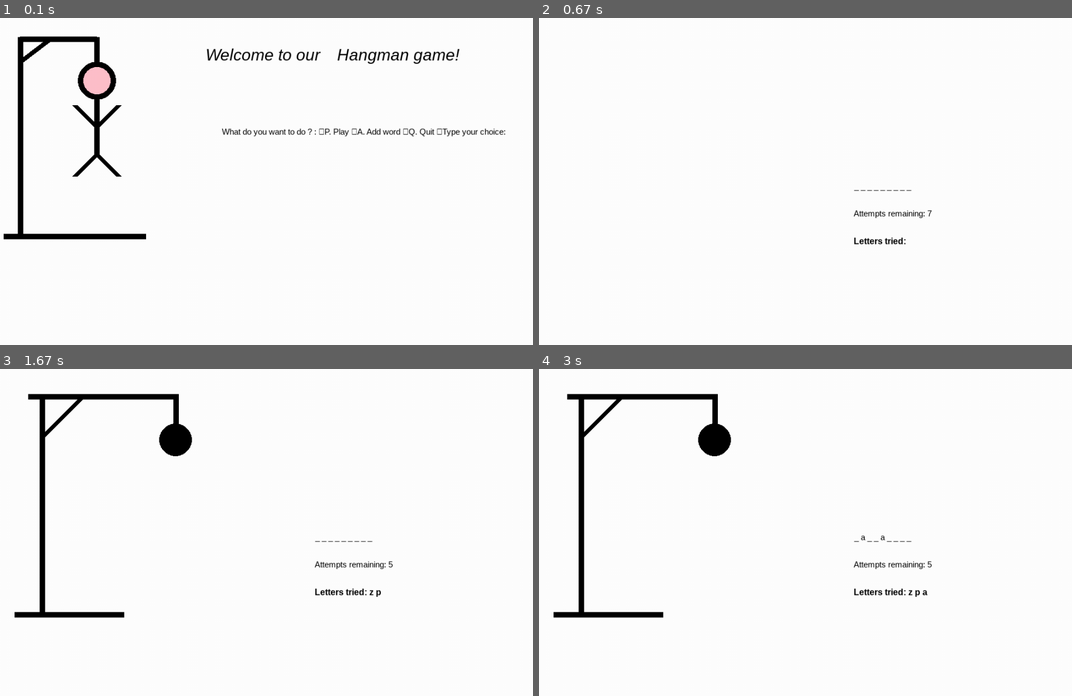
Above: before the commit, frames 1-4 (two rows, left to right).
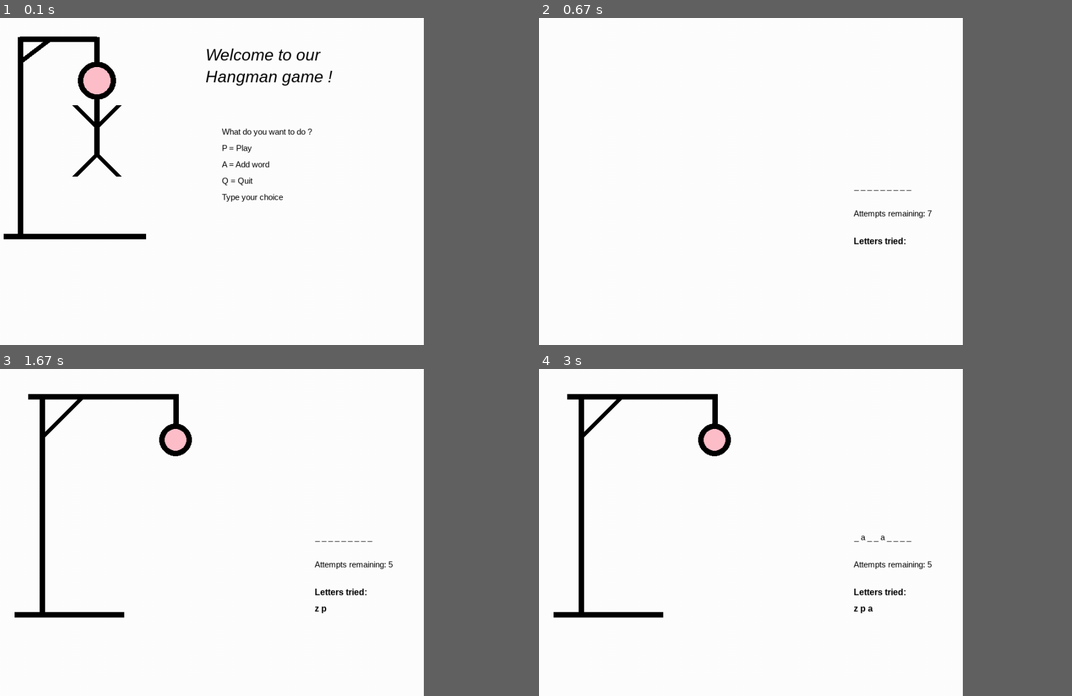
Above: after the commit, the same moments.

Repository: elodie-boweren/Pendu
Game: pygame game, started from main_loop.py
Two runs of this game, one before a commit and one after it. Both use one fixed random seed, a clock stepped at 60 frames per second and the inputs below.
Inputs:
- Up to frame 1 (0.1 s): no input
- Up to frame 2 (0.67 s): tap P at 0.33 s
- Up to frame 3 (1.67 s): tap Z at 0.67 s; tap P at 1 s
- Up to frame 4 (3 s): tap A at 2.33 s
In our replay, the window is 900x540 before the commit and 720x540 after it. These sizes can differ from the game's own. Grey fills any space a smaller window leaves; there, only what the larger window draws over its background counts as a difference.

The runs differ from the first frame. In frame 1, 1.4% of the frame differs, in the area x 38-95%, y 9-57%; in frame 2, less than 0.1%; in frame 3, 0.3%; in frame 4, 0.3%.

Commit message:
display fix

Diff:
--- a/Hangman_functions.py
+++ b/Hangman_functions.py
@@ -9,19 +9,8 @@
 BLACK = (0, 0, 0)
 GREY = (190,190,190)
 PINK = (255,192,203)
-BLUE = (40, 120, 230)
-GREEN = (40, 230, 120)
 
-screen = pygame.display.set_mode((1000, 600))
-center_x, center_y = 400, 300
-clock = pygame.time.Clock()
-font = pygame.font.SysFont('Comic Sans MS,Arial', 24)
-prompt = font.render('Entrez un nombre : ', True, BLUE)
-prompt_rect = prompt.get_rect(center=(center_x, center_y))
-user_input_value = ""
-user_input = font.render(user_input_value, True, GREEN)
-user_input_rect = user_input.get_rect(topleft=prompt_rect.topright)
-
+screen = pygame.display.set_mode((800, 600))
 title_font = pygame.font.SysFont("Arial", 30, italic = True)
 text_font = pygame.font.SysFont("Arial", 15)
 text_font_bold = pygame.font.SysFont("Arial", 16, bold = True)
@@ -34,8 +23,13 @@
 
 def menu():
     screen.fill(WHITE)
-    text("Welcome to our \nHangman game!",title_font,(BLACK),400,50)
-    text("What do you want to do ? : \nP. Play \nA. Add word \nQ. Quit \nType your choice:", text_font, (BLACK), 430, 200)
+    text("Welcome to our", title_font, (BLACK), 400, 50)
+    text("Hangman game !", title_font, (BLACK), 400, 90)
+    text("What do you want to do ?", text_font, (BLACK), 430, 200)
+    text("P = Play", text_font, (BLACK), 430, 230)
+    text("A = Add word", text_font, (BLACK), 430, 260)
+    text("Q = Quit", text_font, (BLACK), 430, 290)
+    text("Type your choice", text_font, (BLACK), 430, 320)
     display_hangman()
 
 
@@ -74,7 +68,8 @@
         pygame.draw.line(screen, BLACK, (100, 125), (175, 50), 10)
         pygame.draw.line(screen, BLACK, (345, 50), (345, 100), 10)
     if attempts <= 5:
-        pygame.draw.circle(screen, BLACK, (345, 130), 30)
+        pygame.draw.circle(screen, PINK, (345, 130),30, 0)
+        pygame.draw.circle(screen, BLACK, (345, 130), 30, 10)
     if attempts <= 4:
         pygame.draw.line(screen, BLACK, (345, 150), (345, 250), 10)
     if attempts <= 3:
@@ -149,7 +144,8 @@
         write(f"Attempts remaining: {attempts}", text_font, BLACK, 600, 350)
 
         letters_already_tried = " ".join(found_letters)
-        write(f"Letters tried: {letters_already_tried}", text_font_bold, BLACK, 600, 400)
+        write(f"Letters tried: ", text_font_bold, BLACK, 600, 400)
+        write(f"{letters_already_tried}", text_font_bold, BLACK, 600, 430)
 
         draw_hangman(attempts)
 
--- a/main_loop.py
+++ b/main_loop.py
@@ -1,7 +1,6 @@
 import pygame
 from pygame.locals import *
 from Hangman_functions import *
-import random
 
 pygame.init()
 
@@ -10,9 +9,9 @@
 GREY = (190,190,190)
 PINK = (255,192,203)
 
-screen = pygame.display.set_mode((1000, 600))
+screen = pygame.display.set_mode((800, 600))
 title_font = pygame.font.SysFont("Arial", 30, italic = True)
-text_font = pygame.font.SysFont("Arial", 15)
+text_font = pygame.font.SysFont("Arial", 50)
 
 
 run = True
